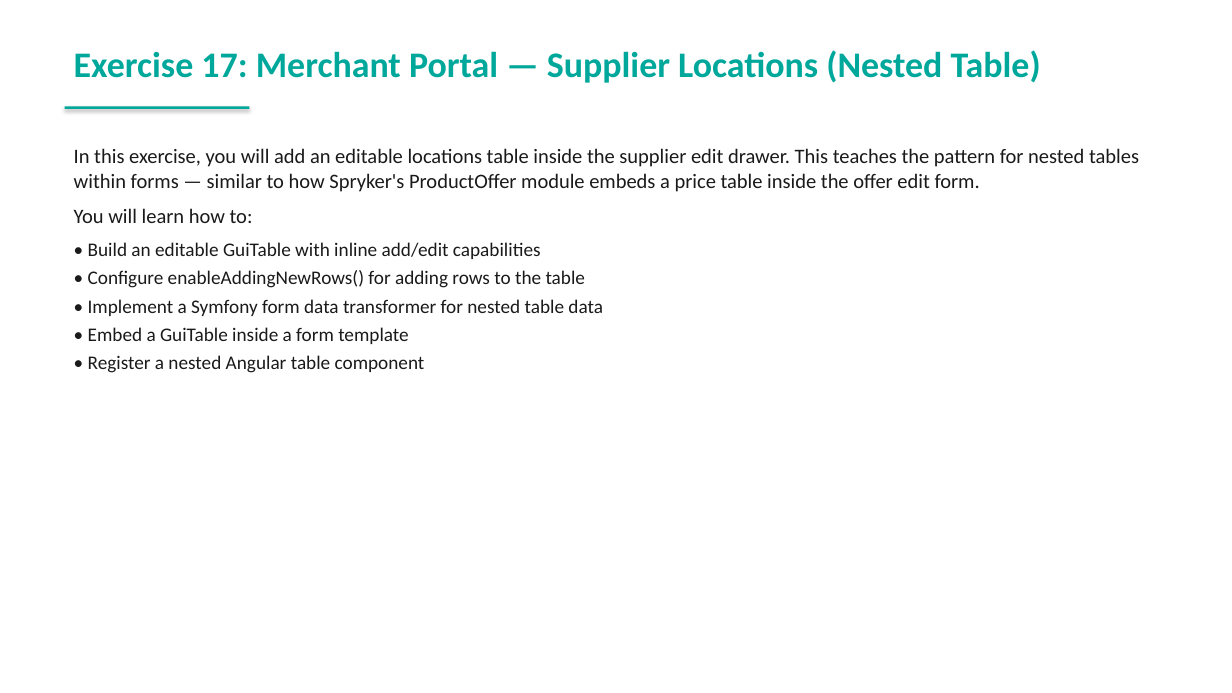
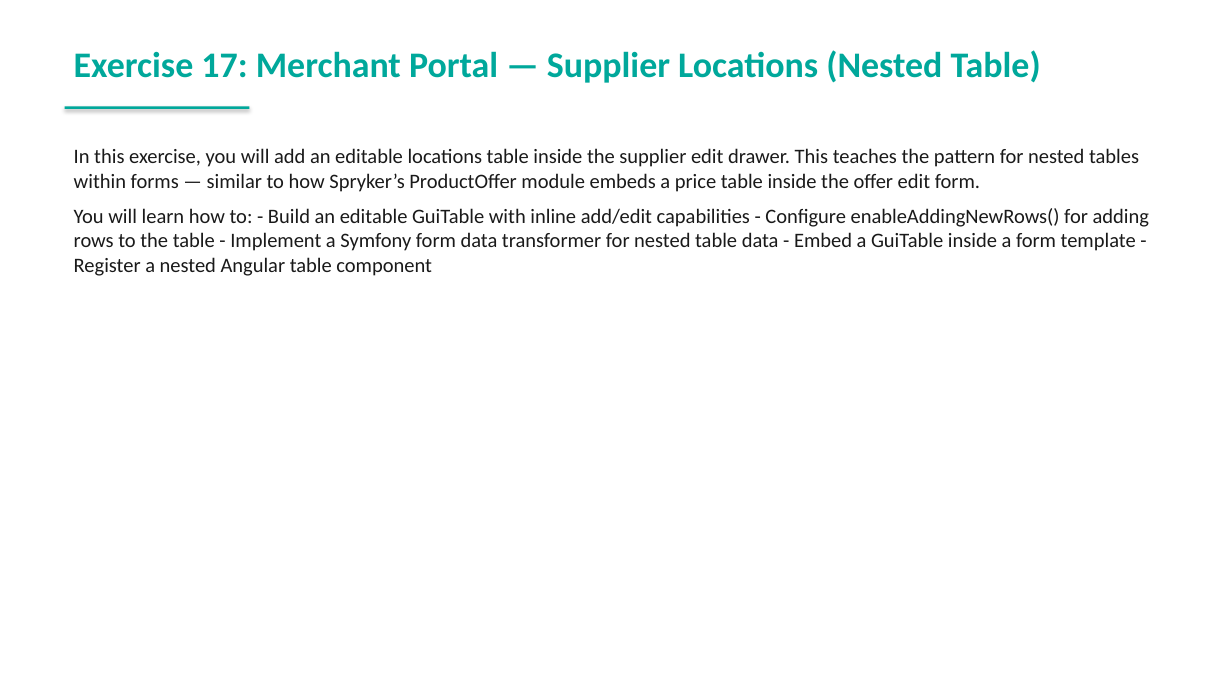
Before and after one commit to spryker-academy/instructor-exercises, a slide deck: slide 244 of guides-pptx/spryker-academy-professional.pptx (slide 227 before the commit). Drawn at 1232x693 pixels with LibreOffice and Linux fonts; fonts in the diff are those of the drawing. Boxes give left, top, right and bottom in pixels: in the first picture for what was removed or moved away, otherwise in the second. Text is boxed around its words. In the diff, an @@ line names an element or a change of style, - is before the commit and + after.

```diff
--- a/guides-pptx/spryker-academy-professional.pptx
+++ b/guides-pptx/spryker-academy-professional.pptx
@@ text at (74, 148, 1149, 276): text changed; size 15 to 16 pt @@
-In this exercise, you will add an editable locations table inside the supplier edit drawer. This teaches the pattern for nested tables within forms — similar to how Spryker's ProductOffer module embeds a price table inside the offer edit form.
-You will learn how to:
-• Build an editable GuiTable with inline add/edit capabilities
-• Configure enableAddingNewRows() for adding rows to the table
-• Implement a Symfony form data transformer for nested table data
-• Embed a GuiTable inside a form template
-• Register a nested Angular table component
+In this exercise, you will add an editable locations table inside the supplier edit drawer. This teaches the pattern for nested tables within forms — similar to how Spryker’s ProductOffer module embeds a price table inside the offer edit form.
+You will learn how to: - Build an editable GuiTable with inline add/edit capabilities - Configure enableAddingNewRows() for adding rows to the table - Implement a Symfony form data transformer for nested table data - Embed a GuiTable inside a form template - Register a nested Angular table component
```
Also in this commit, not shown: 106 other slides changed, 23 slides added, 11 slides removed, 46 other files.
